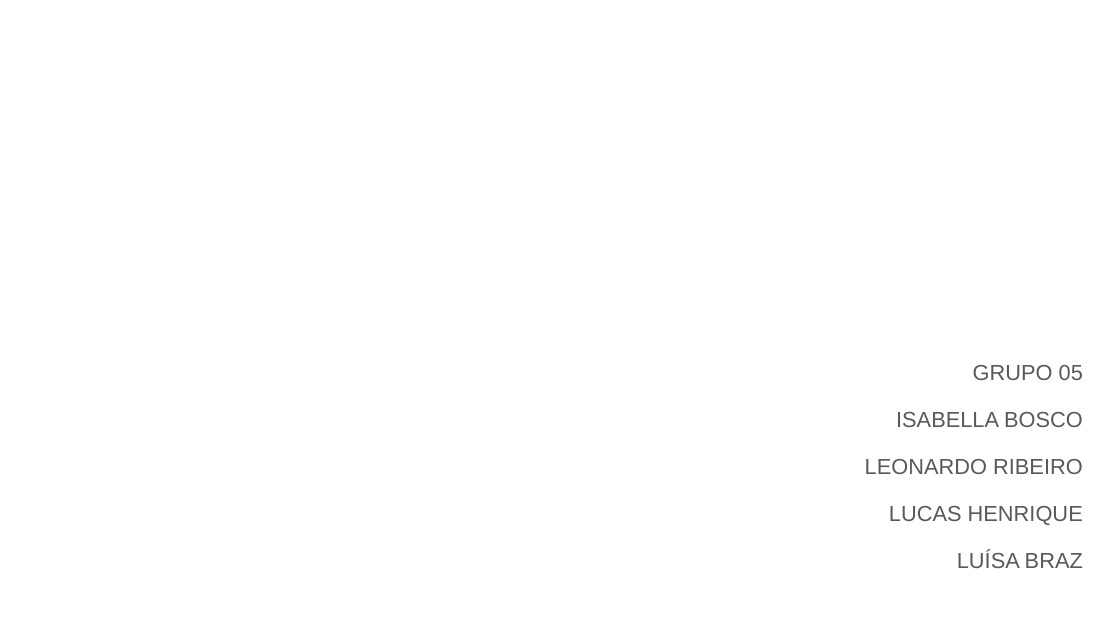
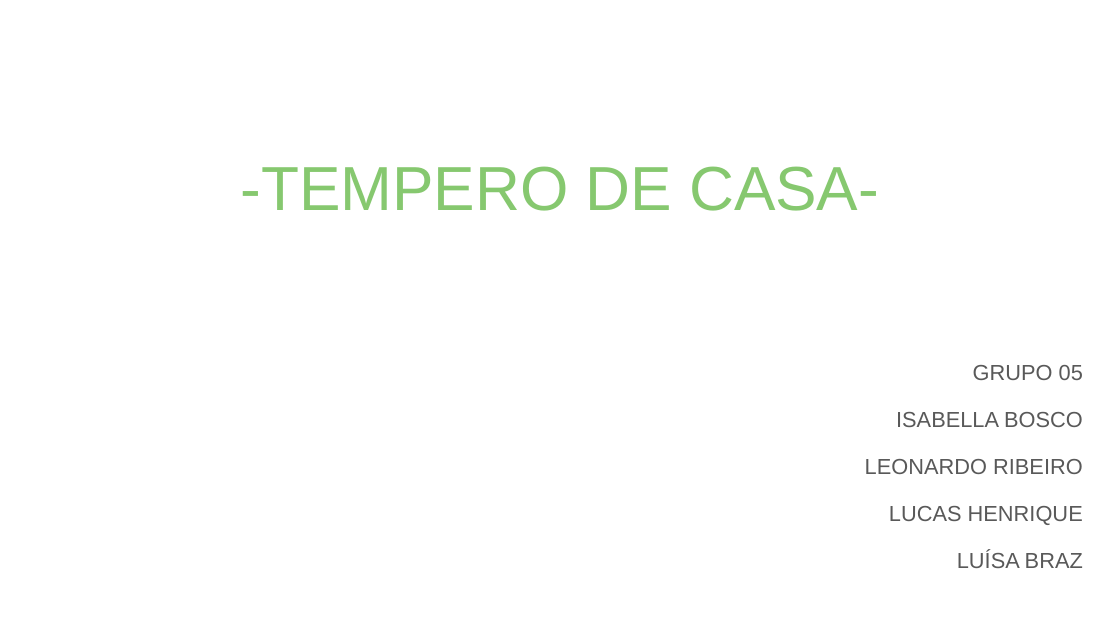
Before and after one commit to PSG-TIAPN-2022-1/psg-tiapn-2023-1-minha-avo-que-fez, a slide deck: slide 1 of docs/apresentacao/LANCHES DA VOVÓ.pptx. Drawn at 1120x630 pixels with LibreOffice and Linux fonts; fonts in the diff are those of the drawing. Boxes give left, top, right and bottom in pixels: in the first picture for what was removed or moved away, otherwise in the second. Text is boxed around its words. In the diff, an @@ line names an element or a change of style, - is before the commit and + after.

```diff
--- a/docs/apresentacao/LANCHES DA VOVÓ.pptx
+++ b/docs/apresentacao/LANCHES DA VOVÓ.pptx
@@ text added at [240, 166, 879, 211], 40 pt, text #86C86F @@
+-TEMPERO DE CASA-
```
Also in this commit, not shown: 7 other slides changed, 11 slides added, 8 slides removed.
